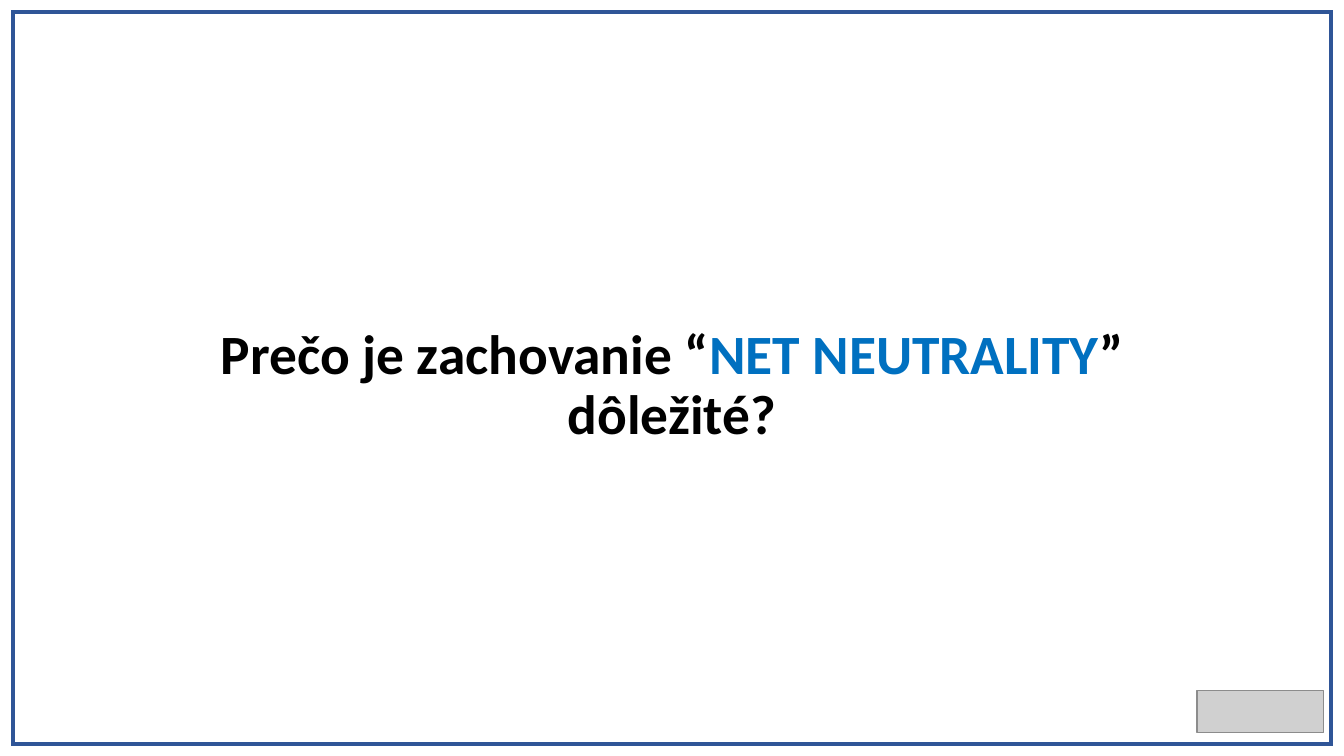
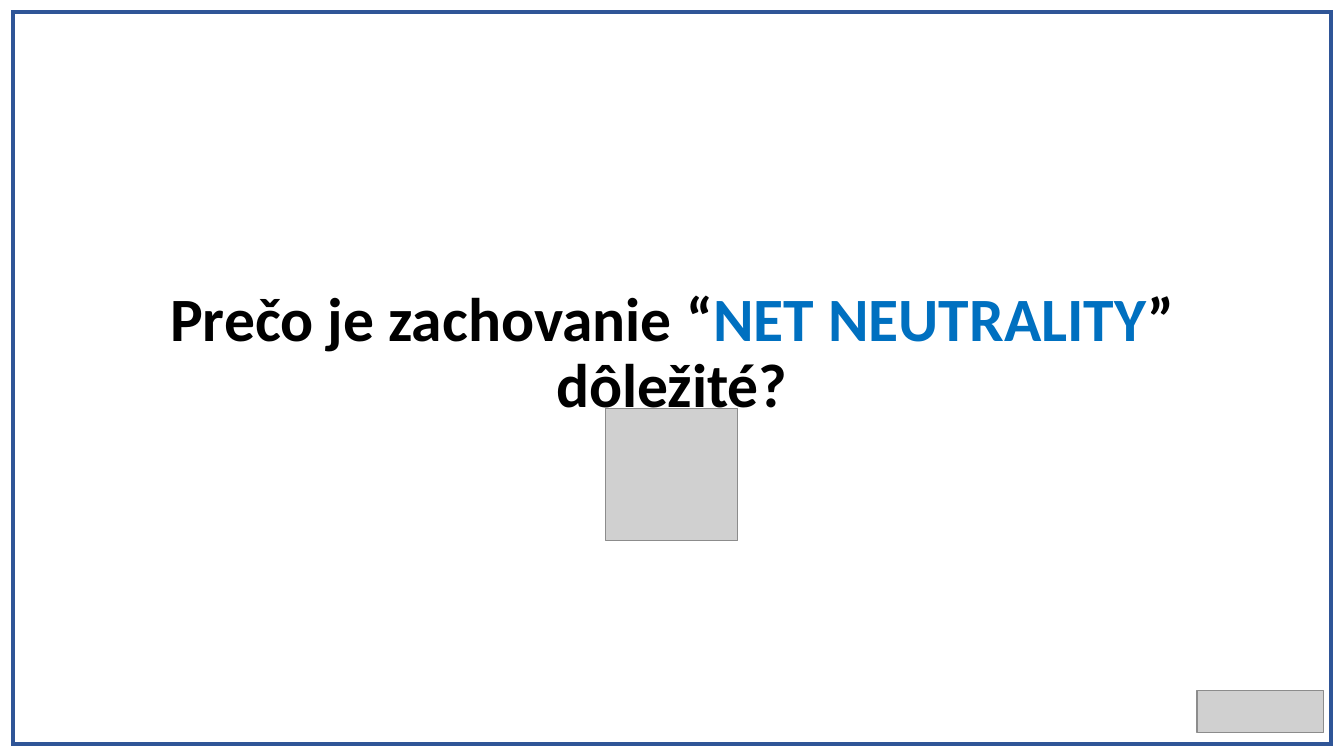
Before and after one commit to Realrio13/projekt, a slide deck: slide 3 of Prezentacia SPOJENA.pptx. Drawn at 1344x756 pixels with LibreOffice and Linux fonts; fonts in the diff are those of the drawing; grey boxes stand for pictures. Boxes give left, top, right and bottom in pixels: in the first picture for what was removed or moved away, otherwise in the second. Text is boxed around its words. In the diff, an @@ line names an element or a change of style, - is before the commit and + after.

```diff
--- a/Prezentacia SPOJENA.pptx
+++ b/Prezentacia SPOJENA.pptx
@@ title "Prečo je zachovanie “NET NEUTRALITY” ...": place and size @@
-title "Prečo je zachovanie “NET NEUTRALITY” ..." at [221, 333, 1124, 435]
+title "Prečo je zachovanie “NET NEUTRALITY” ..." at [170, 295, 1174, 422]
@@ title "Prečo je zachovanie “NET NEUTRALITY” ..." at [170, 295, 1174, 422]: size 39.6 to 44 pt @@
@@ picture added at [606, 409, 738, 541] @@
```
Also in this commit, not shown: 12 other slides changed.
